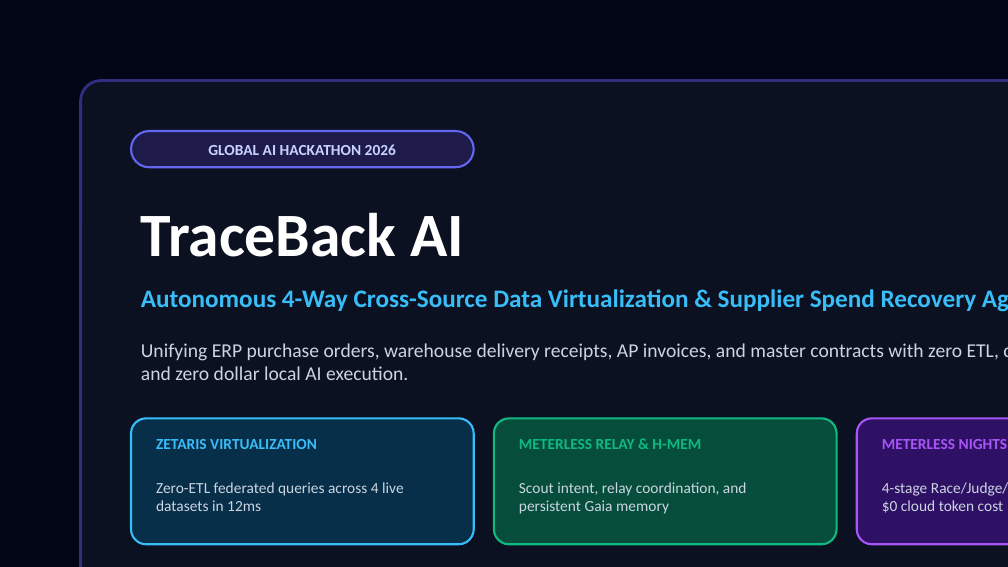
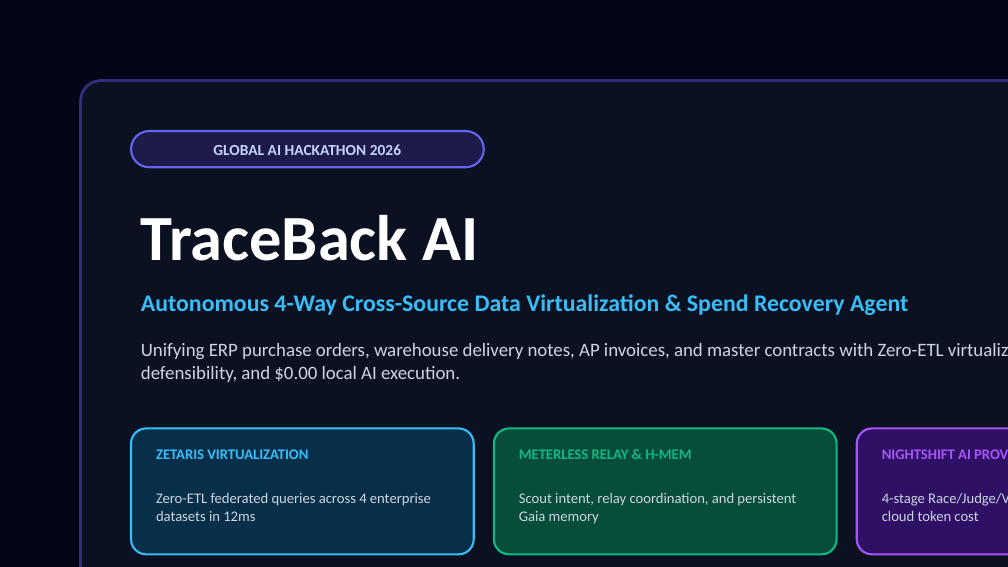
Before and after one commit to zaintahir2025/traceback-ai, a slide deck: slide 1 of docs/traceback-ai-presentation.pptx. Drawn at 1008x567 pixels with LibreOffice and Linux fonts; fonts in the diff are those of the drawing. Boxes give left, top, right and bottom in pixels: in the first picture for what was removed or moved away, otherwise in the second. Text is boxed around its words. In the diff, an @@ line names an element or a change of style, - is before the commit and + after.

```diff
--- a/docs/traceback-ai-presentation.pptx
+++ b/docs/traceback-ai-presentation.pptx
@@ rounded rectangle at (81, 81, 1008, 567): proportions changed @@
@@ text "GLOBAL AI HACKATHON 2026": place and size @@
-text "GLOBAL AI HACKATHON 2026" at (208, 144, 396, 155)
+text "GLOBAL AI HACKATHON 2026" at (213, 144, 401, 155)
@@ rounded rectangle: place and size @@
-rounded rectangle at (131, 131, 474, 167)
+rounded rectangle at (131, 131, 484, 167)
@@ text "TraceBack AI" at (141, 214, 478, 261): size 44 to 46 pt @@
@@ text at (141, 294, 908, 315): text changed; size 18 to 17 pt @@
-Autonomous 4-Way Cross-Source Data Virtualization & Supplier Spend Recovery Agent
+Autonomous 4-Way Cross-Source Data Virtualization & Spend Recovery Agent
@@ text at (141, 343, 944, 382): text changed; size 14 to 13.5 pt @@
-Unifying ERP purchase orders, warehouse delivery receipts, AP invoices, and master contracts with zero ETL, cell-level audit trails, and zero dollar local AI execution.
+Unifying ERP purchase orders, warehouse delivery notes, AP invoices, and master contracts with Zero-ETL virtualization, cell-level audit defensibility, and $0.00 local AI execution.
@@ 4 texts, 3 rounded rectangles: place and size @@
-4 texts, 3 rounded rectangles at (131, 418, 1008, 544)
+4 texts, 3 rounded rectangles at (131, 428, 1008, 554)
@@ text at (882, 449, 971, 459): text changed; size 11 to 10.5 pt @@
-METERLESS NIGHTSHIFT AI
+NIGHTSHIFT AI PROVIDER
@@ size 11 to 10.5 pt in 4 elements at (156, 449, 308, 459), (519, 449, 691, 459), (519, 493, 796, 524), (882, 493, 1008, 521) @@
@@ text at (156, 493, 431, 521): text changed; size 11 to 10.5 pt @@
-Zero-ETL federated queries across 4 live datasets in 12ms
+Zero-ETL federated queries across 4 enterprise datasets in 12ms
```
Also in this commit, not shown: 27 slides added, 6 slides removed, 6 other files.
